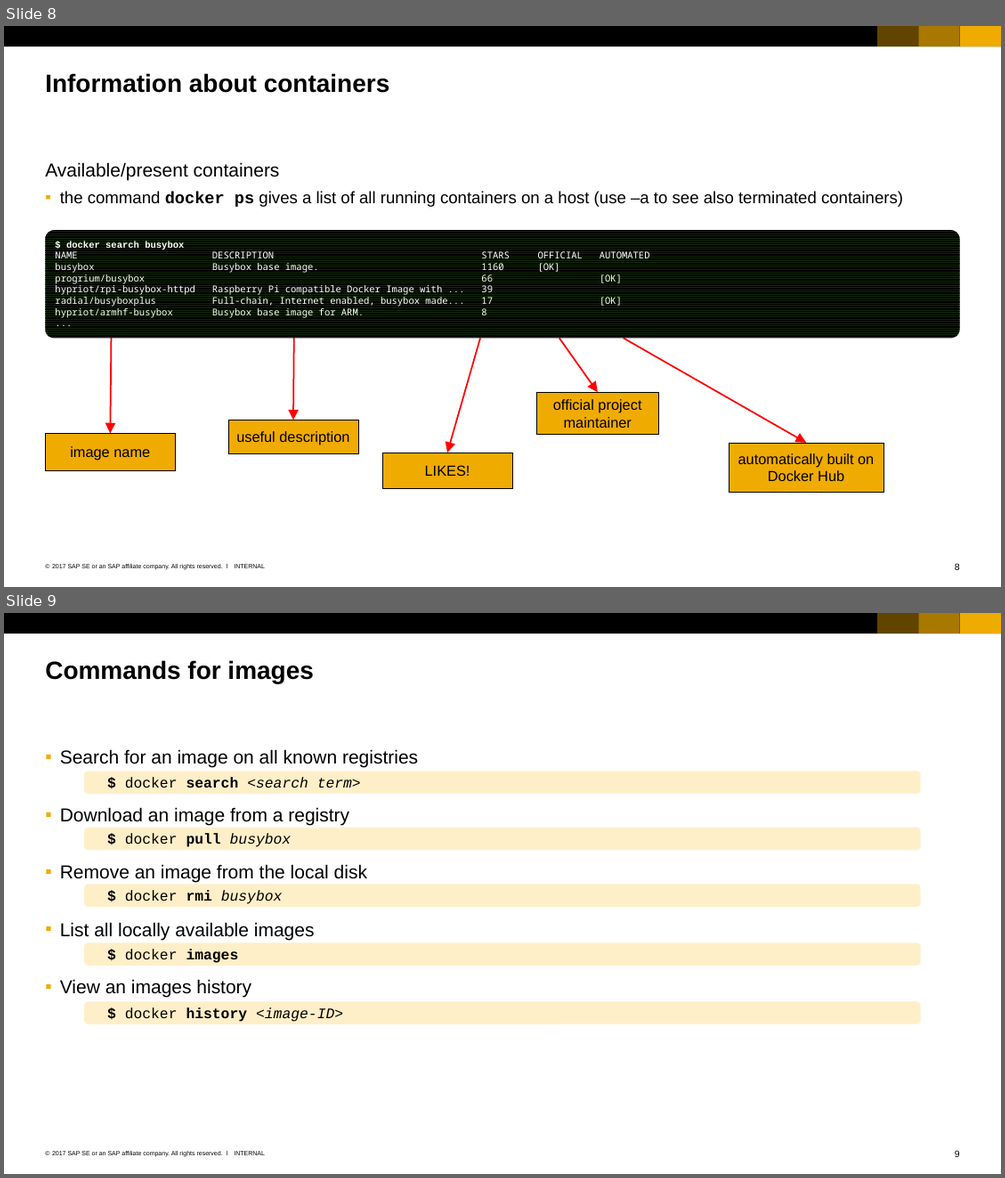
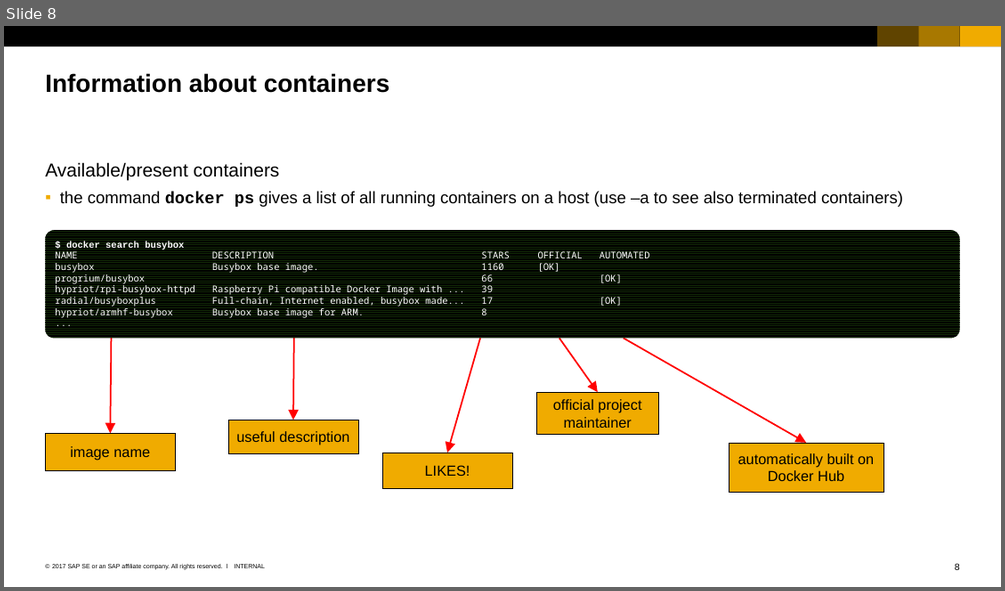
Before and after one commit to cuijiyao01/docker-k8s-training, a slide deck: docker/04_Images.pptx. Shown one above the other, each under a label of ours: slides 8 and 9 before the commit, slide 8 after it. The pictures are 1005x1178 and 1005x591 pixels, drawn with LibreOffice and Linux fonts; fonts in the diff are those of the drawing. Boxes give left, top, right and bottom in pixels: in the first picture for what was removed or moved away, otherwise in the second. Text is boxed around its words. In the diff, an @@ line names an element or a change of style, - is before the commit and + after.

Commit message:
Removed command slides from images ppt. Changed exercise 0.

```diff
--- a/docker/04_Images.pptx
+++ b/docker/04_Images.pptx
@@ slide 9 removed at box(4, 613, 1001, 1174), background #FFFFFF; not listed: 7 template elements that a slide beside it also shows @@
@@ title removed at box(45, 660, 313, 683) @@
-Commands for images
@@ text removed at box(60, 749, 418, 997) @@
-  ▪ Search for an image on all known registries
-  ▪ Download an image from a registry
-  ▪ Remove an image from the local disk
-  ▪ List all locally available images
-  ▪ View an images history
@@ rounded rectangle removed at box(84, 771, 920, 793) @@
-    $ docker search <search term>
@@ rounded rectangle removed at box(84, 827, 920, 850) @@
-    $ docker pull busybox
@@ rounded rectangle removed at box(84, 884, 920, 907) @@
-    $ docker rmi busybox
@@ rounded rectangle removed at box(84, 942, 920, 965) @@
-    $ docker images
@@ rounded rectangle removed at box(84, 1002, 920, 1024) @@
-    $ docker history <image-ID>
```
Also in this commit, not shown: 1 other slide removed, 2 other files.
